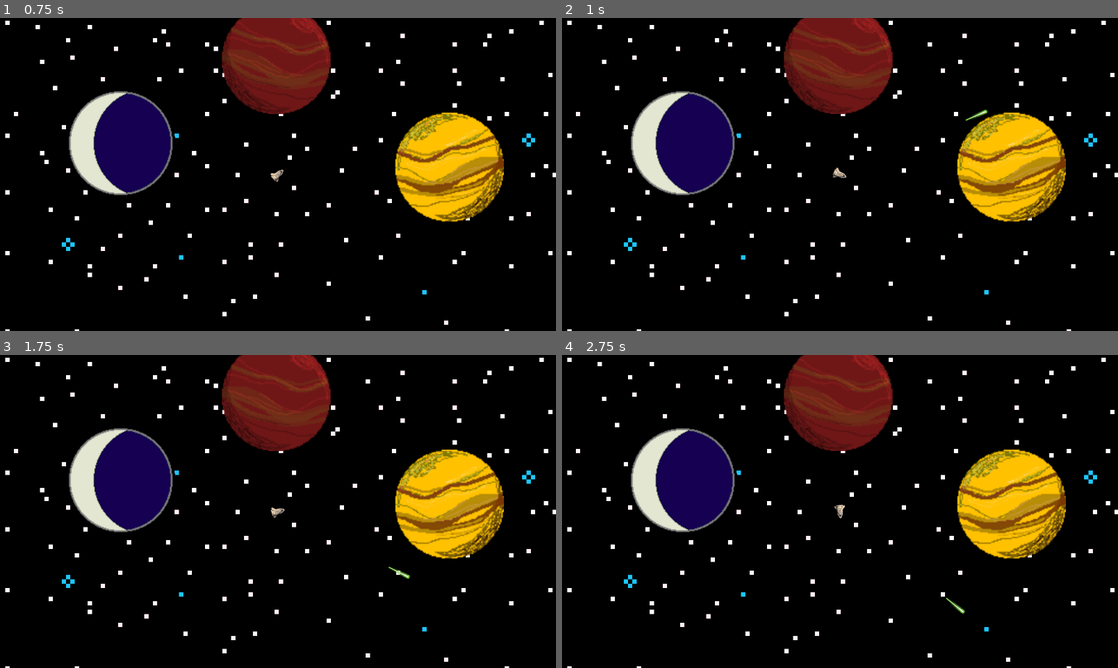
Above: before the commit, frames 1-4 (two rows, left to right).
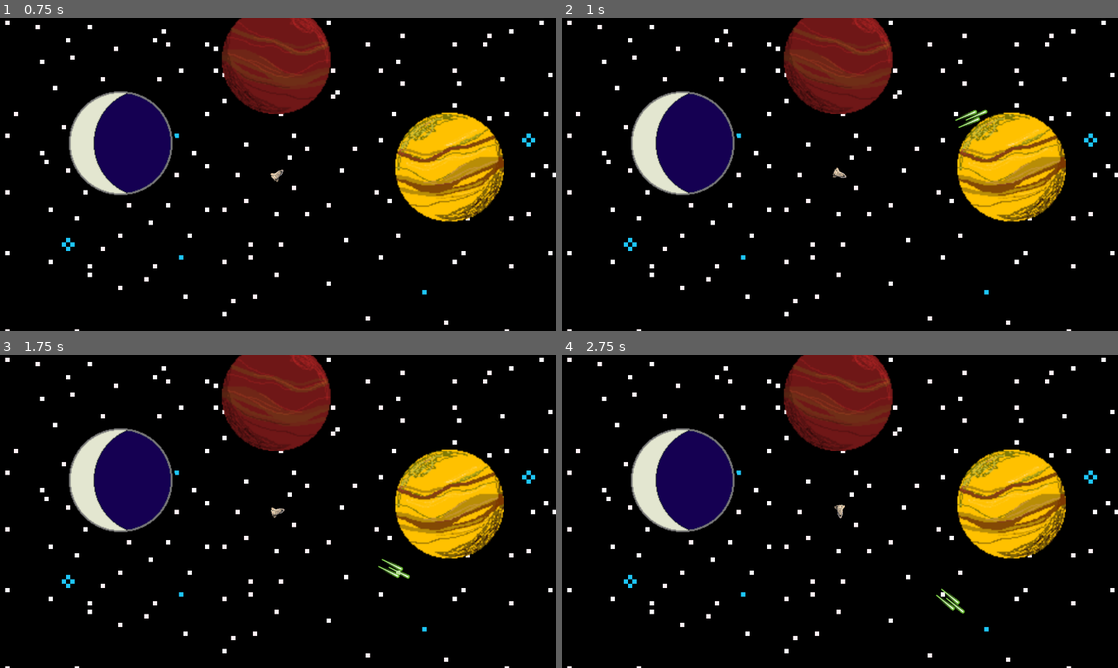
Above: after the commit, the same moments.

Repository: RPeterson0487/spacing-out
Game: Godot game, scene res://TestMain.tscn
The game is run twice, just before and just after one commit, with the same random seed, the same clock (stepped at 60 frames per second) and the same inputs.
Inputs:
- Up to frame 1 (0.75 s): tap Enter at 0.5 s; hold Right (rotateRight) from 0.53 s (still down); hold Space (shoot) from 0.53 s (still down)
- Up to frame 2 (1 s): keep holding Right (rotateRight); keep holding Space (shoot)
- Up to frame 3 (1.75 s): release Right (rotateRight) at 1.28 s; release Space (shoot) at 1.28 s; hold Left (rotateLeft) from 1.28 s (still down); tap X (fullStop) at 1.35 s; tap Space (shoot) at 1.55 s
- Up to frame 4 (2.75 s): release Left (rotateLeft) at 2.03 s; hold Right (rotateRight) from 2.03 s (still down); hold Space (shoot) from 2.03 s (still down); tap L (land) at 2.1 s

Frame 1 is identical in both runs. In frame 2, 0.1% of the frame differs, in the area x 70-76%, y 29-36%; in frame 3, less than 0.1%; in frame 4, less than 0.1%.

Commit message:
Can now fire multiple lasers.

Diff:
--- a/Player.gd
+++ b/Player.gd
@@ -2,12 +2,14 @@
 
 class_name Player
 
+onready var weaponArray = [$LaserCannon, $LaserCannon2, $LaserCannon3]
 var acceleration = 10 # Test: 30, 45
 var maxSpeed = 350 # Test 220
 var rotationSpeed = 250 # 45
 
 var velocity = Vector2.ZERO
 var onLandable = false
+var fireModeStaggered = false
 
 signal openLandingMenu
 
@@ -47,8 +49,9 @@
 
 	move_and_slide(velocity)
 
-	if Input.is_action_pressed("shoot"):
-		$LaserCannon.fire()
+	if Input.is_action_pressed("shoot") and weaponArray.size() != 0:
+		for i in weaponArray:
+			i.fire()
 
 	if Input.is_action_just_pressed("land") and onLandable == true:
 		emit_signal("openLandingMenu")
--- a/Player.tscn
+++ b/Player.tscn
@@ -21,3 +21,9 @@
 
 [node name="LaserCannon" parent="." instance=ExtResource( 3 )]
 position = Vector2( 0, -12 )
+
+[node name="LaserCannon2" parent="." instance=ExtResource( 3 )]
+position = Vector2( -9, 10 )
+
+[node name="LaserCannon3" parent="." instance=ExtResource( 3 )]
+position = Vector2( 9, 10 )
